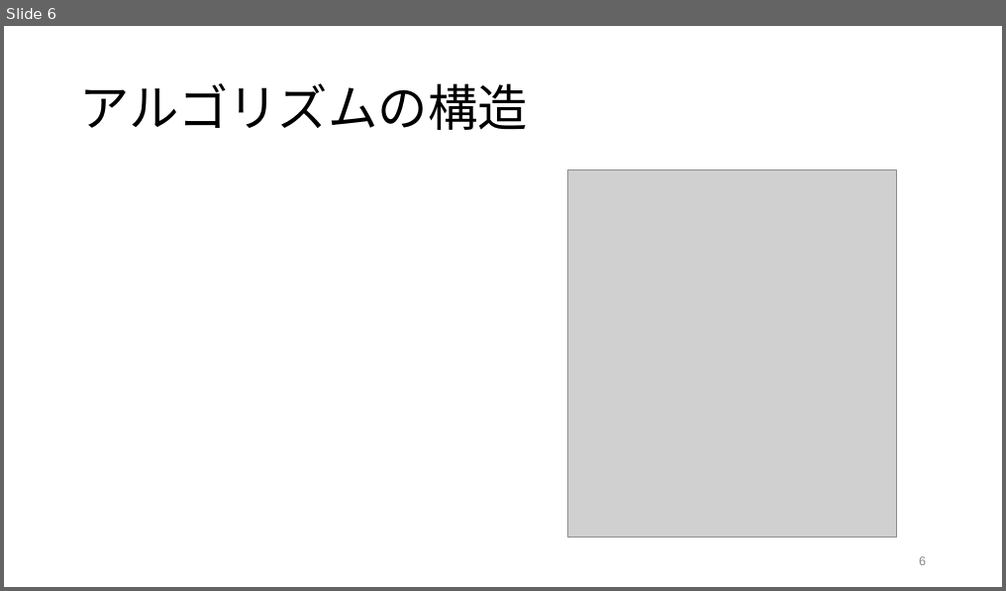
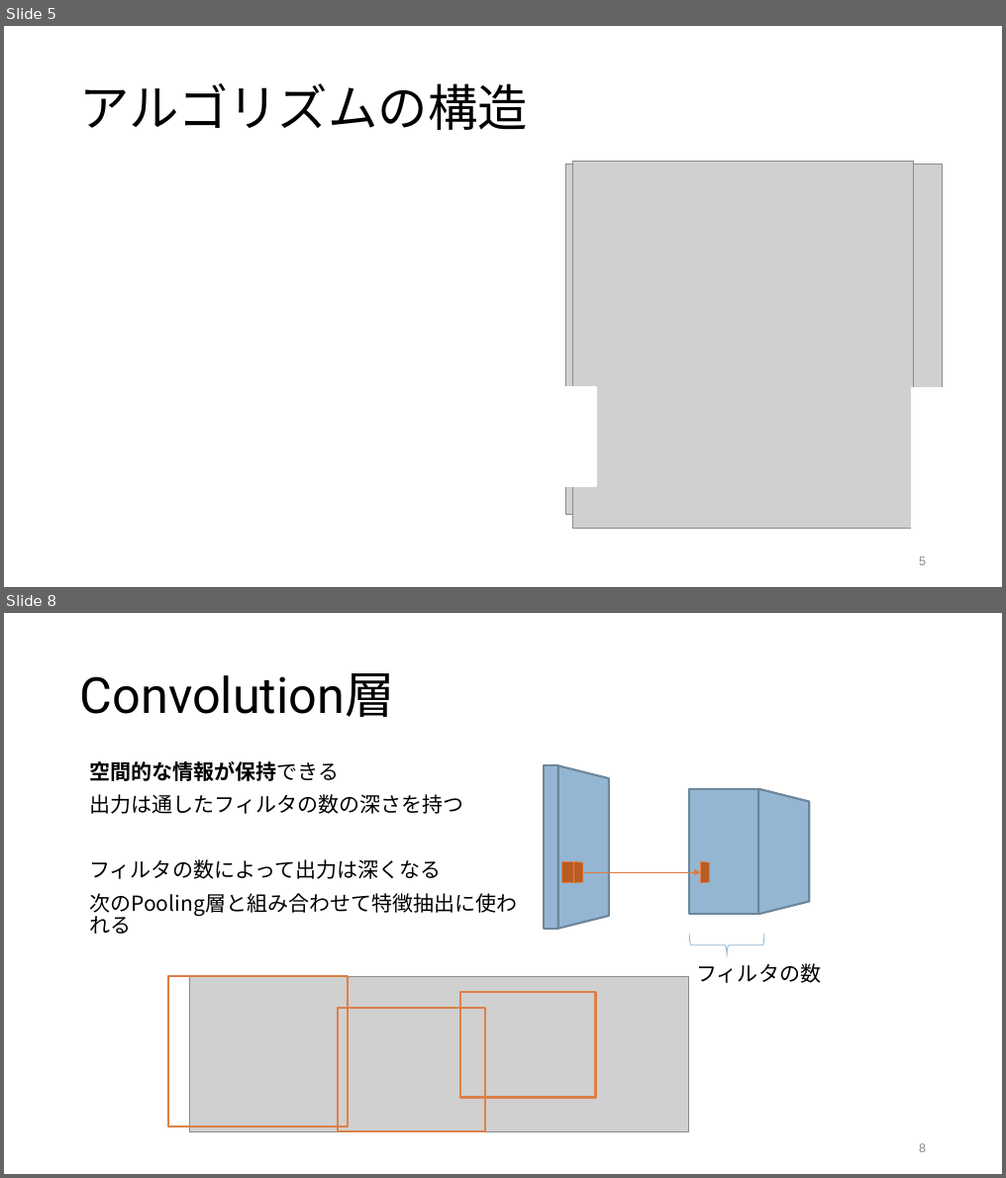
Before and after one commit to tackky/YOLO, a slide deck: yolo.pptx. Shown one above the other, each under a label of ours: slide 6 before the commit, slides 5 and 8 after it; the slides between them are not shown. The pictures are 1006x591 and 1006x1178 pixels, drawn with LibreOffice and Linux fonts; fonts in the diff are those of the drawing; grey boxes stand for pictures. Boxes give left, top, right and bottom in pixels: in the first picture for what was removed or moved away, otherwise in the second. Text is boxed around its words. In the diff, an @@ line names an element or a change of style, - is before the commit and + after.

```diff
--- a/yolo.pptx
+++ b/yolo.pptx
@@ slide 8 added at bbox=[4, 613, 1002, 1174], background #FFFFFF @@
@@ title added at bbox=[80, 673, 395, 717], 48 pt, text #000000 @@
+Convolution層
@@ text added at bbox=[89, 761, 463, 814], 20 pt, text #000000 @@
+空間的な情報が保持できる
+出力は通したフィルタの数の深さを持つ
@@ rectangle added at bbox=[544, 765, 558, 928], fill #94B6D2, outline #6D879B 2 pt @@
@@ trapezoid added at bbox=[558, 766, 609, 929], fill #94B6D2, outline #6D879B 2 pt @@
@@ rectangle added at bbox=[689, 789, 758, 914], fill #94B6D2, outline #6D879B 2 pt @@
@@ trapezoid added at bbox=[758, 789, 809, 914], fill #94B6D2, outline #6D879B 2 pt @@
@@ text added at bbox=[89, 860, 517, 916], 20 pt, text #000000 @@
+フィルタの数によって出力は深くなる
+次のPooling層と組み合わせて特徴抽出に使われる
@@ rectangle added at bbox=[562, 861, 574, 882], fill #B95B22, outline #DD8047 0.75 pt @@
@@ trapezoid added at bbox=[573, 862, 583, 883], fill #B95B22, outline #DD8047 0.75 pt @@
@@ arrow added from (583, 872) to (700, 872), #DC7C42 0.75 pt @@
@@ trapezoid added at bbox=[700, 862, 709, 883], fill #B95B22, outline #DD8047 0.75 pt @@
@@ right brace added at bbox=[689, 934, 764, 957], outline #8FB2CF 0.75 pt @@
@@ text added at bbox=[696, 963, 821, 983], 20 pt, text #000000 @@
+フィルタの数
@@ rectangle added at bbox=[168, 977, 348, 1127], outline #DD8047 2 pt @@
@@ picture added at bbox=[190, 977, 689, 1133] @@
@@ rectangle added at bbox=[460, 992, 596, 1097], outline #DD8047 2 pt @@
@@ rectangle added at bbox=[338, 1008, 485, 1133], outline #DD8047 2 pt @@
@@ page number added at bbox=[919, 1144, 926, 1153], 12 pt, text #888888 @@
+8
@@ what was slide 6 is now slide 5 @@
@@ slide 5 changed as well @@
@@ picture added at bbox=[565, 165, 943, 514] @@
@@ picture: place and size @@
-picture at bbox=[567, 170, 896, 537]
+picture at bbox=[572, 161, 914, 528]
@@ rectangle added at bbox=[539, 386, 595, 486], fill #FFFFFF, outline #FFFFFF 2 pt @@
@@ rectangle added at bbox=[912, 388, 955, 486], fill #FFFFFF, outline #FFFFFF 2 pt @@
@@ rectangle added at bbox=[912, 429, 969, 528], fill #FFFFFF, outline #FFFFFF 2 pt @@
```
Also in this commit, not shown: 6 other slides changed, 10 other slides added, 2 slides removed, 1 other file.
